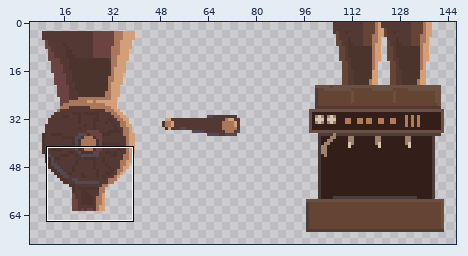
Sprite sheet, stored at src/images/machines.png. Above: a wide view before the commit, with the close-up outlined.
Close-up. Earlier state:
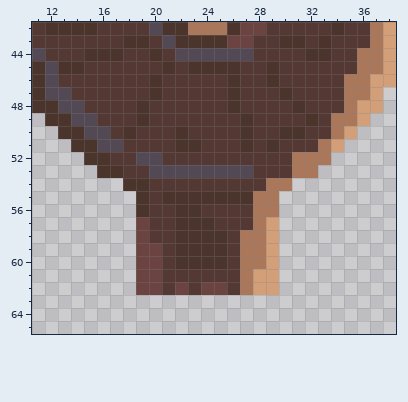
The file is 384x350 pixels. Shown: x 11..38, y 42..65. The wide view leaves out empty margins.
Once edited:
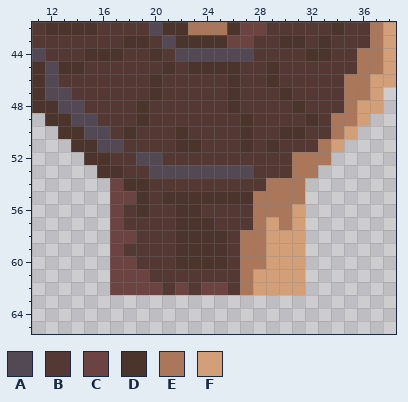
Palette (. is transparent): A #534955  B #533834  C #6b4441  D #4b342c  E #aa775b  F #d39f79
Changes in this commit:
Colour B is added in rows 56 to 57 at x 18; in row 59 at x 18.
Colour B replaces colour C in rows 57 to 58 at x 19; in rows 59 to 60 at x 19 to 20; in row 61 at x 20.
Colour C is added in row 54 at x 17; in row 55 at x 17 to 18; in rows 56 to 57 at x 17; in row 58 at x 17 to 18; in row 59 at x 17; in rows 60 to 62 at x 17 to 18.
Colour E is added in row 54 at x 31; in row 55 at x 30 to 31; in rows 56 to 57 at x 30.
Colour F is added in rows 56 to 57 at x 31; in rows 58 to 62 at x 30 to 31.
Where, in picture pixels (left, top, right, bottom), the same in both close-ups:
changed: (110, 178, 162, 295)
added: (279, 178, 305, 295)
